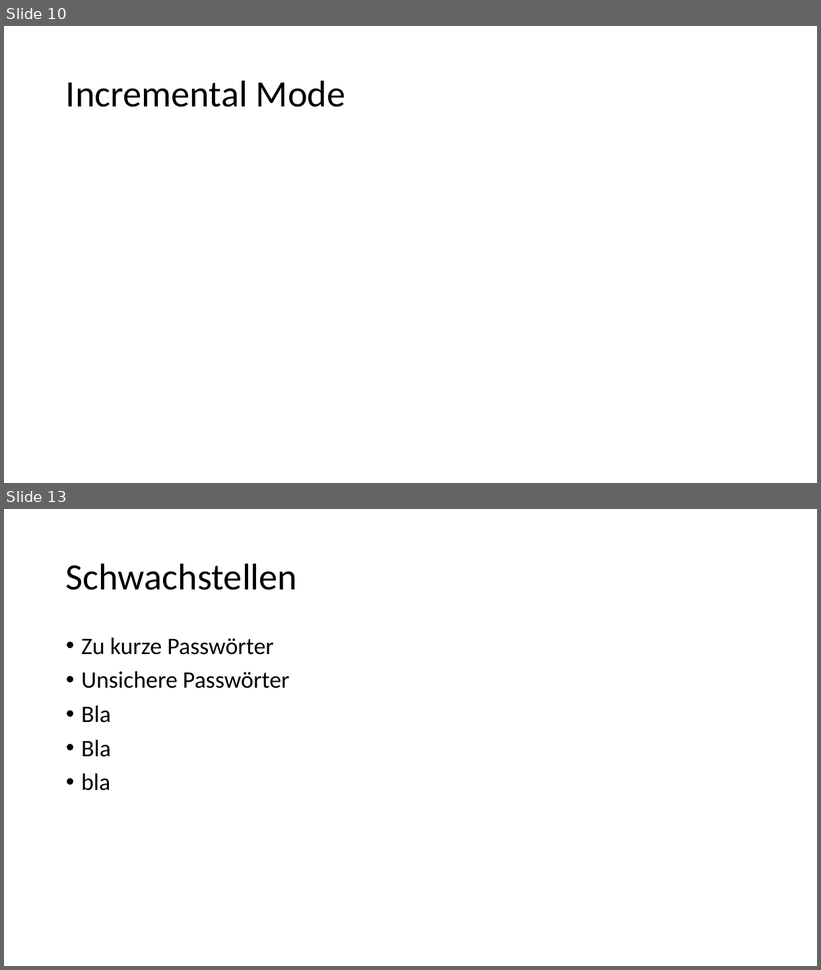
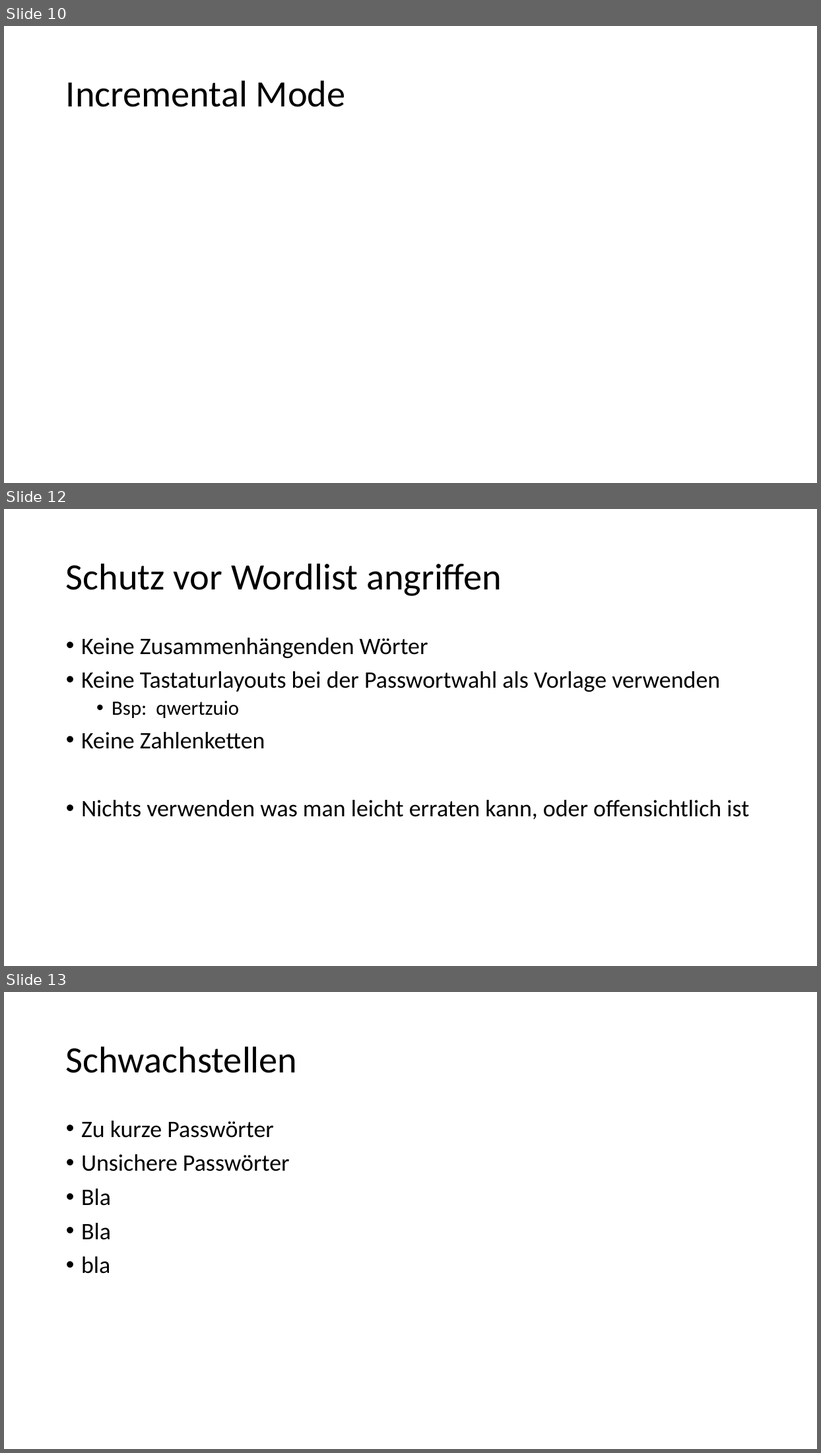
Before and after one commit to StefanSchuck/JohnTheRipperVortrag, a slide deck: Vortrag.pptx. Shown one above the other, each under a label of ours: slides 10 and 13 before the commit, slides 10, 12 and 13 after it; the slides between them are not shown. The pictures are 821x970 and 821x1453 pixels, drawn with LibreOffice and Linux fonts; fonts in the diff are those of the drawing. Boxes give left, top, right and bottom in pixels: in the first picture for what was removed or moved away, otherwise in the second. Text is boxed around its words. In the diff, an @@ line names an element or a change of style, - is before the commit and + after.

Commit message:
Wordlist hinzugefügt

```diff
--- a/Vortrag.pptx
+++ b/Vortrag.pptx
@@ slide 12 added at (x1=4, y1=509, x2=817, y2=966), background #FFFFFF @@
@@ title added at (x1=66, y1=563, x2=502, y2=596), 44 pt, text #000000 @@
+Schutz vor Wordlist angriffen
@@ text added at (x1=81, y1=638, x2=749, y2=820), 28 pt, text #000000 @@
+• Keine Zusammenhängenden Wörter
+• Keine Tastaturlayouts bei der Passwortwahl als Vorlage verwenden
+  • Bsp: qwertzuio
+• Keine Zahlenketten
+• Nichts verwenden was man leicht erraten kann, oder offensichtlich ist
```
Also in this commit, not shown: 2 slides changed, 1 other slide added, 1 slide removed.
